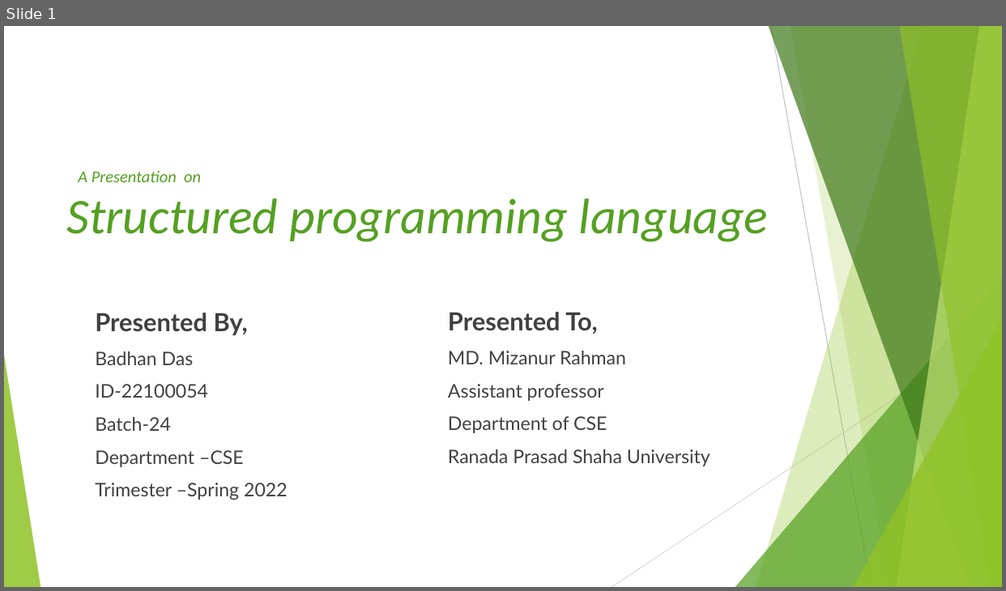
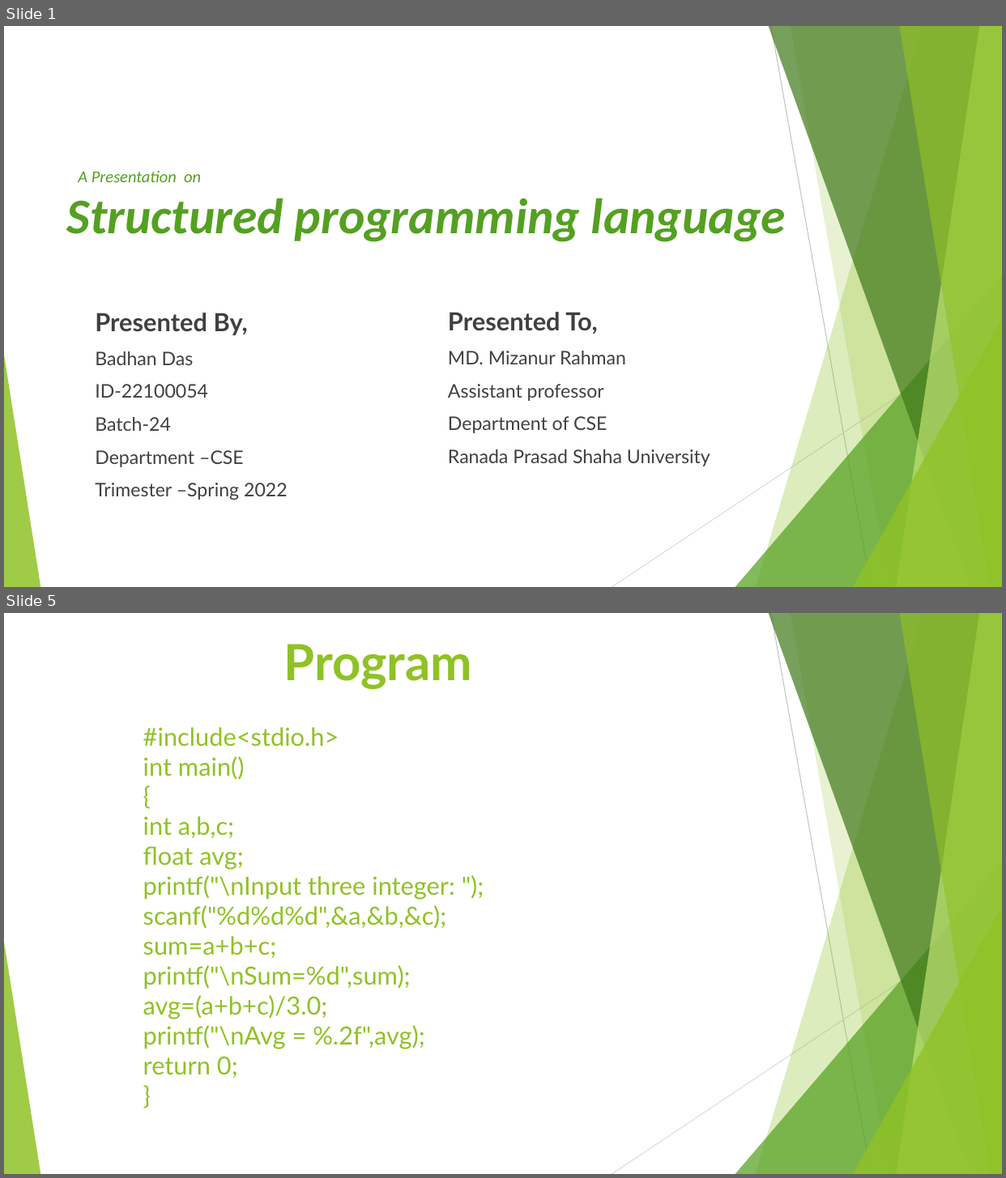
Before and after one commit to thewhiteant/Learning_Something, a slide deck: pptx/badhon/badhon.pptx. Shown one above the other, each under a label of ours: slide 1 before the commit, slides 1 and 5 after it; the slides between them are not shown. The pictures are 1006x591 and 1006x1178 pixels, drawn with LibreOffice and Linux fonts; fonts in the diff are those of the drawing. Boxes give left, top, right and bottom in pixels: in the first picture for what was removed or moved away, otherwise in the second. Text is boxed around its words. In the diff, an @@ line names an element or a change of style, - is before the commit and + after.

```diff
--- a/pptx/badhon/badhon.pptx
+++ b/pptx/badhon/badhon.pptx
@@ slide 5 added at (x1=4, y1=613, x2=1002, y2=1174), background #FFFFFF; not listed: 10 template elements that a slide beside it also shows @@
@@ title added at (x1=283, y1=644, x2=472, y2=689), 48 pt, text #90C226, bold @@
+Program
@@ text added at (x1=143, y1=727, x2=455, y2=1078), 24 pt, text #90C226 @@
+#include<stdio.h>
+int main()
+{
+int a,b,c;
+float avg;
+printf("\nInput three integer: ");
+scanf("%d%d%d",&a,&b,&c);
+sum=a+b+c;
+printf("\nSum=%d",sum);
+avg=(a+b+c)/3.0;
+printf("\nAvg = %.2f",avg);
+return 0;
+}
@@ slide 1 changed as well @@
@@ title "Structured programming language" at (x1=66, y1=198, x2=786, y2=242): bold on @@
```
Also in this commit, not shown: 5 other slides added, 2 slides removed, 1 other file.
